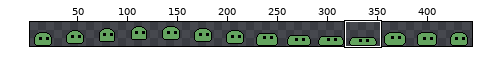
Sprite sheet, stored at ArtWork/Sprites/Slime.png. Above, an overview of the earlier version with the close-up marked.
Close-up. The starting point:
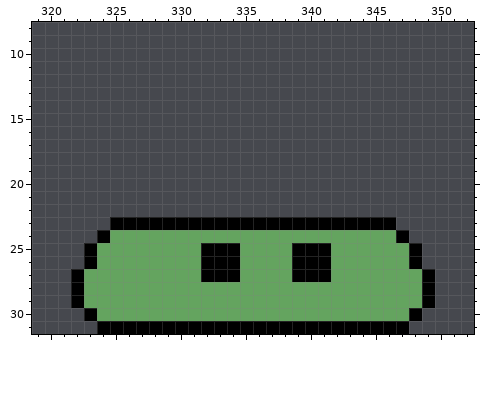
The file is 448x32 pixels. Shown: x 319..352, y 8..31. The wide view leaves out empty margins.
Now the later version:
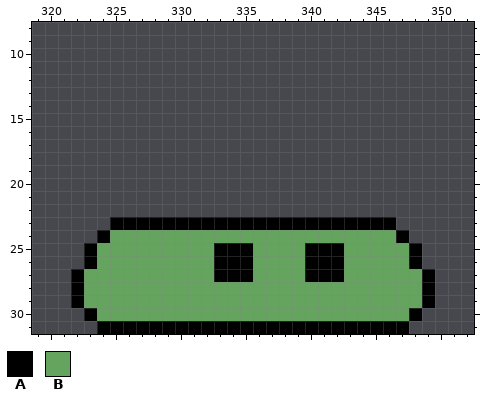
Palette (. is transparent): A #000000  B #64a45f
What changed:
@@ x 330..344 @@
 24 BBBBBBBBBBBBBBB
-25 BBAAABBBBAAABBB
-26 BBAAABBBBAAABBB
-27 BBAAABBBBAAABBB
+25 BBBAAABBBBAAABB
+26 BBBAAABBBBAAABB
+27 BBBAAABBBBAAABB
 28 BBBBBBBBBBBBBBB
Boxes around the changes in both close-ups, in picture pixels (x1, y1, x2, y2):
changed: (201, 243, 344, 282)
